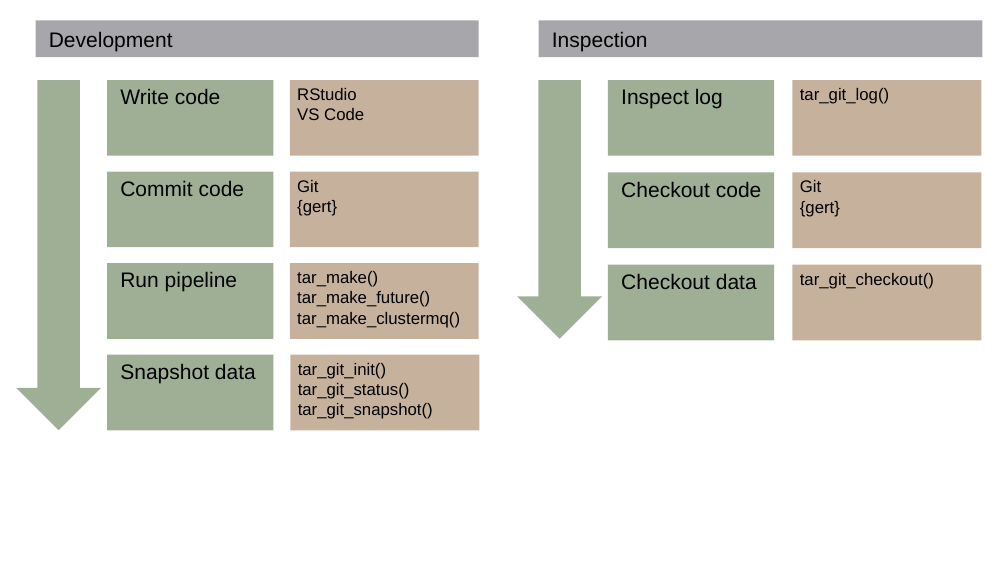
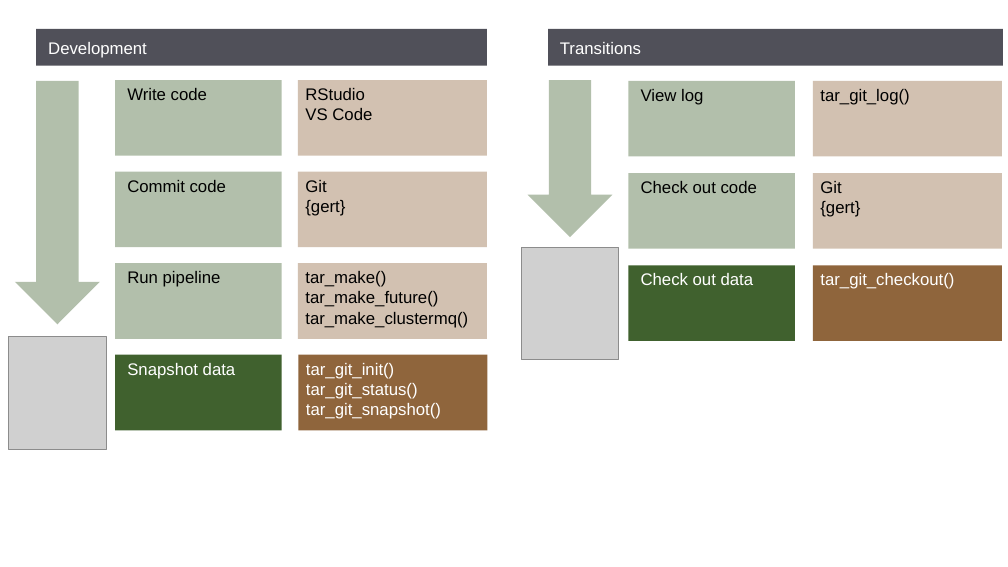
Before and after one commit to ropensci/gittargets, a slide deck: slide 1 of man/figures/workflow.pptx. Drawn at 1008x567 pixels with LibreOffice and Linux fonts; fonts in the diff are those of the drawing; grey boxes stand for pictures. Boxes give left, top, right and bottom in pixels: in the first picture for what was removed or moved away, otherwise in the second. Text is boxed around its words. In the diff, an @@ line names an element or a change of style, - is before the commit and + after.

```diff
--- a/man/figures/workflow.pptx
+++ b/man/figures/workflow.pptx
@@ rectangle "Development": place and size @@
-rectangle "Development" at box(36, 20, 479, 57)
+rectangle "Development" at box(36, 29, 487, 66)
@@ rectangle "Development" at box(36, 29, 487, 66): size 20 to 16 pt, text colour #000000 to #FFFFFF; fill #505059 at 50% opacity to #505059 @@
@@ rectangle "Transitions": place and size @@
-rectangle "Transitions" at box(538, 20, 982, 57)
+rectangle "Transitions" at box(548, 29, 1003, 66)
@@ rectangle "Transitions" at box(548, 29, 1003, 66): fill #505059 at 50% opacity to #505059 @@
@@ text in rectangle at box(560, 42, 641, 54): text changed; size 20 to 16 pt; text colour #000000 to #FFFFFF @@
-Inspection
+Transitions
@@ down arrow: place and size @@
-down arrow at box(16, 80, 101, 430)
+down arrow at box(15, 81, 100, 324)
@@ size 20 to 16 pt; fill #40612E at 50% opacity to #40612E at 40% opacity in 3 elements at box(115, 172, 281, 247), box(115, 263, 281, 339), box(115, 80, 281, 156) @@
@@ fill #40612E at 50% opacity to #40612E at 40% opacity in 4 elements at box(628, 81, 795, 157), box(628, 173, 795, 249), box(15, 81, 100, 324), box(528, 80, 613, 237) @@
@@ down arrow: place and size @@
-down arrow at box(517, 80, 602, 339)
+down arrow at box(528, 80, 613, 237)
@@ text in rectangle at box(641, 89, 703, 105): text changed; size 20 to 16 pt @@
-Inspect log
+View log
@@ 6 rectangles: place and size @@
-6 rectangles at box(608, 80, 982, 340)
+6 rectangles at box(628, 81, 1002, 341)
@@ fill #8F653C at 50% opacity to #8F653C at 40% opacity in 5 elements at box(298, 80, 487, 156), box(298, 172, 487, 247), box(298, 263, 487, 339), box(813, 81, 1002, 157), box(813, 173, 1002, 249) @@
@@ text in rectangle at box(641, 181, 757, 193): text changed; size 20 to 16 pt @@
-Checkout code
+Check out code
@@ picture added at box(522, 247, 619, 360) @@
@@ rectangle "Check out data" at box(628, 265, 795, 341): fill #40612E at 50% opacity to #40612E @@
@@ rectangle "tar_git_checkout()" at box(813, 265, 1002, 341): text colour #000000 to #FFFFFF; fill #8F653C at 50% opacity to #8F653C @@
@@ text in rectangle at box(641, 273, 754, 285): text changed; size 20 to 16 pt; text colour #000000 to #FFFFFF @@
-Checkout data
+Check out data
@@ picture added at box(8, 337, 106, 449) @@
@@ rectangle "Snapshot data" at box(115, 355, 281, 430): size 20 to 16 pt, text colour #000000 to #FFFFFF; fill #40612E at 50% opacity to #40612E @@
@@ 8 rectangles: place and size @@
-8 rectangles at box(107, 80, 479, 430)
+8 rectangles at box(115, 80, 488, 430)
@@ rectangle "tar_git_init()" at box(299, 355, 488, 430): text colour #000000 to #FFFFFF; fill #8F653C at 50% opacity to #8F653C @@
```
Also in this commit, not shown: 4 other files.
